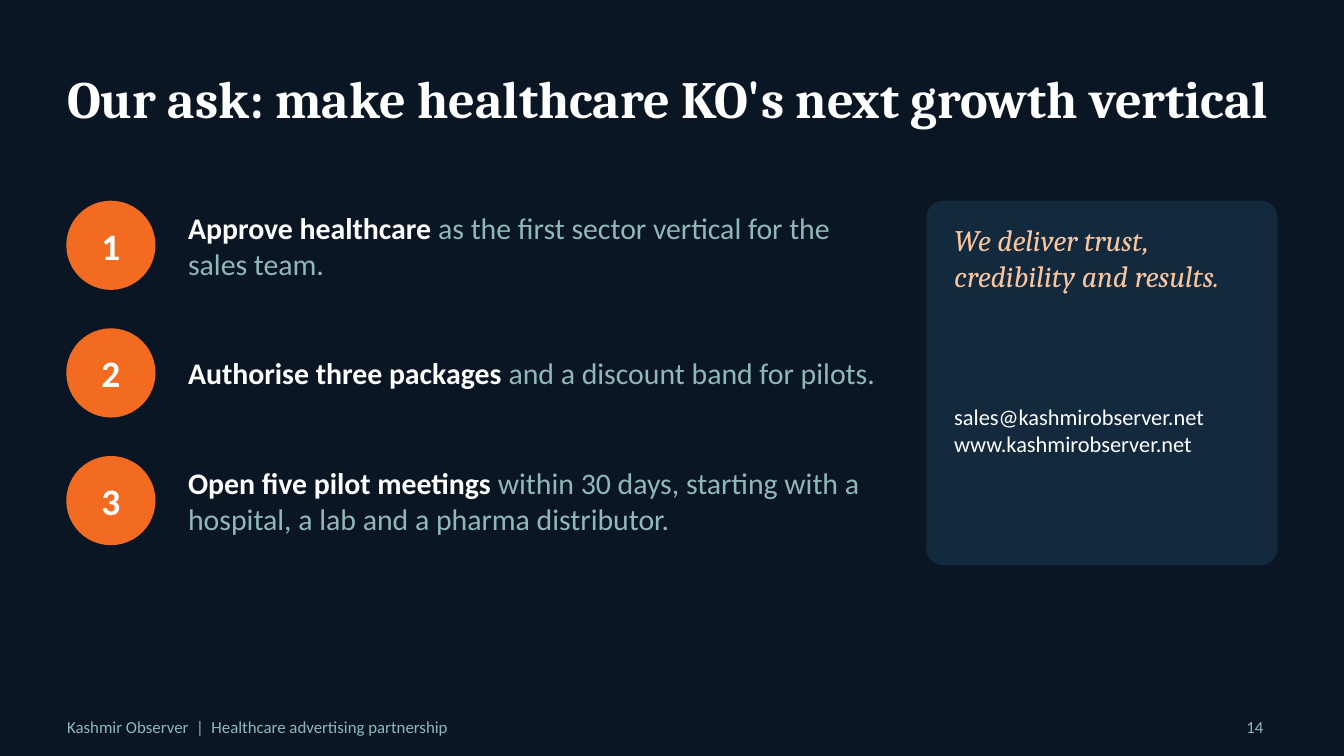
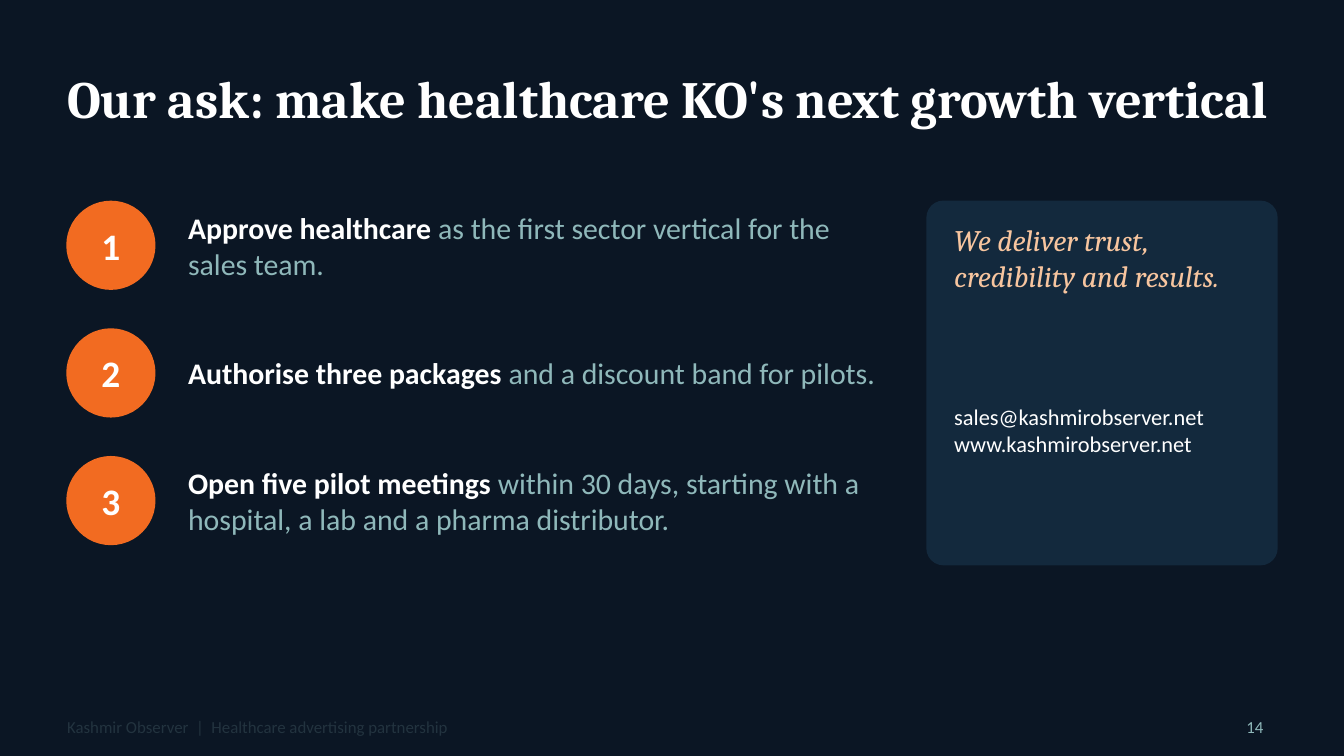
Before and after one commit to AspirantinfoBusiness/j, a slide deck: slide 14 of KO_Healthcare_Pitch_Deck.pptx. Drawn at 1344x756 pixels with LibreOffice and Linux fonts; fonts in the diff are those of the drawing; background and template pictures are left out. Boxes give left, top, right and bottom in pixels: in the first picture for what was removed or moved away, otherwise in the second. Text is boxed around its words. In the diff, an @@ line names an element or a change of style, - is before the commit and + after.

```diff
--- a/KO_Healthcare_Pitch_Deck.pptx
+++ b/KO_Healthcare_Pitch_Deck.pptx
@@ rectangle added at bbox=[0, 0, 1344, 755], fill #0B1624 at 82% opacity, outline #0B1624 1 pt @@
```
Also in this commit, not shown: 5 other slides changed, 1 other file.
